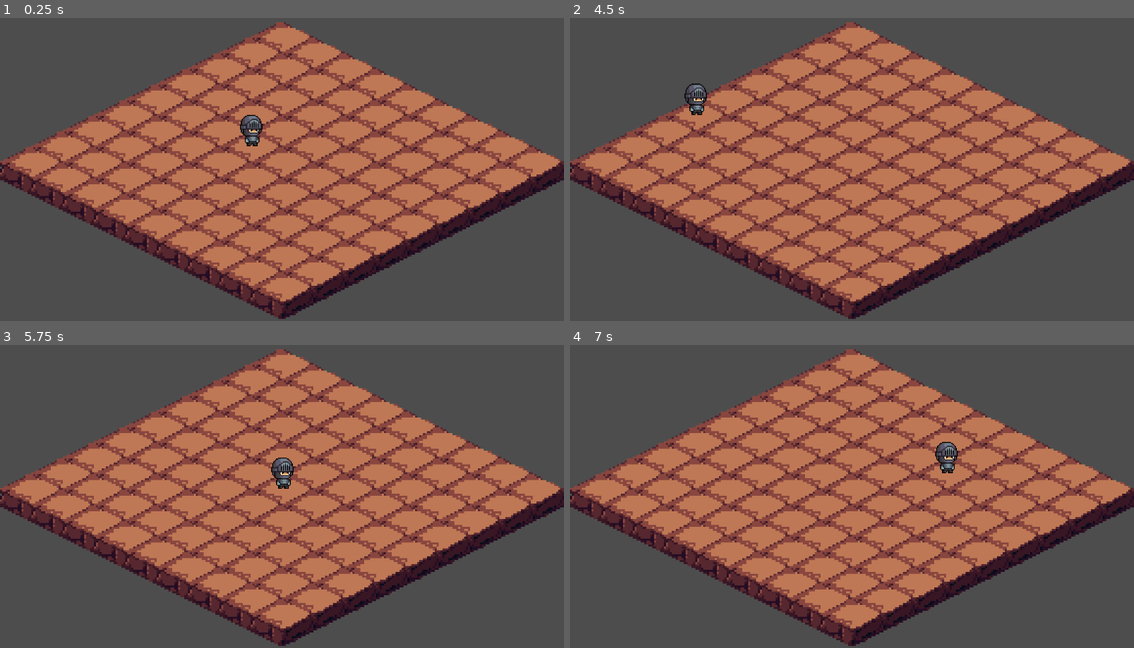
Above: before the commit, frames 1-4 (two rows, left to right).
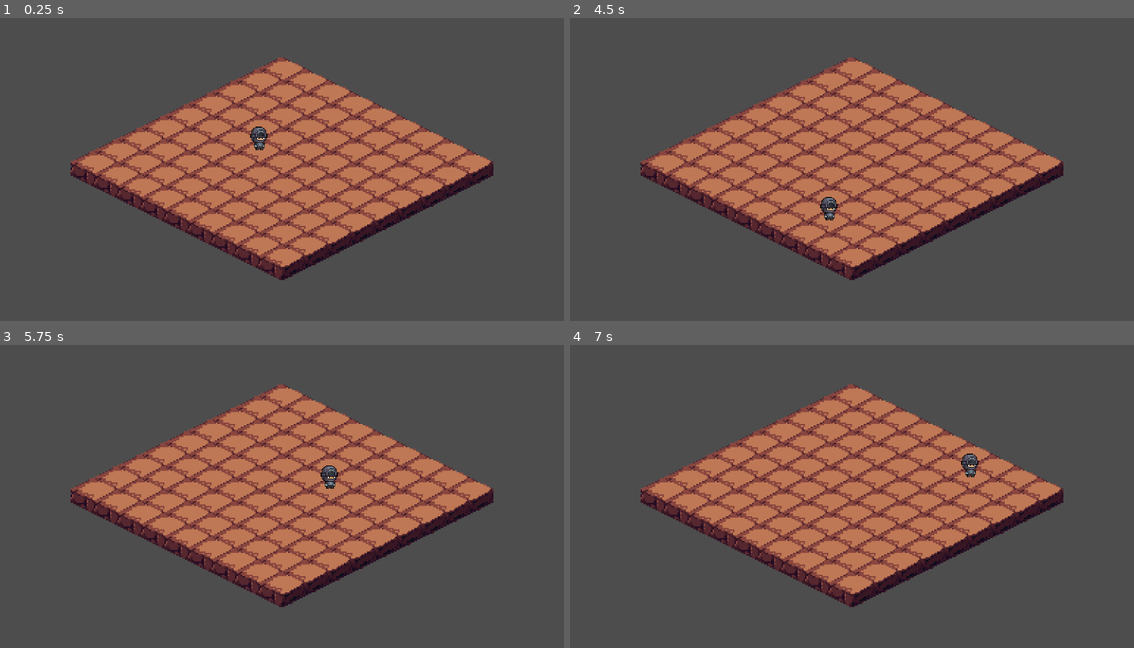
Above: after the commit, the same moments.

Repository: AmatoCaldas/as-bolhas-de-tete
Game: Godot game, scene res://aaa/main.tscn
Two runs of this game, one before a commit and one after it. Both use one fixed random seed, a clock stepped at 60 frames per second and the inputs below.
Inputs (mouse positions are in pixels of both pictures, inside the frame that each line leads up to):
- Up to frame 1 (0.25 s): no input
- Up to frame 2 (4.5 s): tap Enter (ui_accept) at 0.5, 0.6, 0.77, 1.07, 1.25, 1.35, 1.52, 1.82, 2, 2.1, 2.75, 2.85, 3.02, 3.32, 3.5, 3.6, 3.77, 4.07, 4.25, 4.35 s; move the mouse to (976, 148) at 0.52 s; hold Right (ui_right) 0.53-1.28 s; click (976, 148) at 0.67 s; move the mouse to (739, 178) at 1.27 s; hold Down (ui_down) 1.28-2.03 s; click (739, 178) at 1.42 s; move the mouse to (908, 93) at 2.02 s; hold Right (ui_right) 2.03-2.78 s; click (908, 93) at 2.17 s; move the mouse to (823, 227) at 2.77 s; hold Up (ui_up) 2.78-3.53 s; click (823, 227) at 2.92 s; move the mouse to (1021, 208) at 3.52 s; hold Left (ui_left) from 3.53 s (still down); click (1021, 208) at 3.67 s; tap Escape (ui_cancel) at 4.15 s; move the mouse to (682, 114) at 4.27 s; click (682, 114) at 4.42 s
- Up to frame 3 (5.75 s): tap Enter (ui_accept) at 4.52, 4.82, 5.1 s; move the mouse to (310, 490) at 5.02 s; release Left (ui_left) at 5.03 s; hold Down (ui_down) from 5.03 s (still down); click (310, 490) at 5.17 s
- Up to frame 4 (7 s): move the mouse to (767, 411) at 5.77 s; release Down (ui_down) at 5.78 s; hold Right (ui_right) 5.78-6.53 s; tap Enter (ui_accept) at 5.85, 6.02, 6.32, 6.6, 6.77 s; click (767, 411) at 5.92 s; move the mouse to (976, 475) at 6.52 s; hold Up (ui_up) from 6.53 s (still down); click (976, 475) at 6.67 s

The runs differ from the first frame. In frame 1, 39% of the frame differs, in the area x 0-100%, y 1-100%; in frame 2, 39%; in frame 3, 39%; in frame 4, 39%.

Commit message:
adiciona limite

Diff:
--- a/aaa/TileSet.tres
+++ b/aaa/TileSet.tres
@@ -1,7 +1,13 @@
-[gd_resource type="TileSet" load_steps=5 format=3 uid="uid://om15hn06qcsp"]
+[gd_resource type="TileSet" load_steps=7 format=3 uid="uid://om15hn06qcsp"]
 
+[ext_resource type="Texture2D" uid="uid://06fibuvrkasb" path="res://aaa/0x72_DungeonTilesetII_v1.7/0x72_DungeonTilesetII_v1.7/atlas_floor-16x16.png" id="1_54ig6"]
 [ext_resource type="Texture2D" uid="uid://pitmjolcp11p" path="res://aaa/isometric tileset/isometric tileset/spritesheet.png" id="1_fet05"]
 [ext_resource type="Texture2D" uid="uid://dppnxlegyi8n0" path="res://aaa/72 Character Free/72 Character Free/Char 14/Character 5.png" id="2_r0bar"]
+
+[sub_resource type="TileSetAtlasSource" id="TileSetAtlasSource_2f1jb"]
+texture = ExtResource("1_54ig6")
+texture_region_size = Vector2i(32, 32)
+0:0/0 = 0
 
 [sub_resource type="TileSetAtlasSource" id="TileSetAtlasSource_ki0d7"]
 texture = ExtResource("1_fet05")
@@ -139,3 +145,4 @@
 tile_size = Vector2i(64, 32)
 sources/1 = SubResource("TileSetAtlasSource_ki0d7")
 sources/2 = SubResource("TileSetAtlasSource_w1wit")
+sources/0 = SubResource("TileSetAtlasSource_2f1jb")
--- a/aaa/grid.gd
+++ b/aaa/grid.gd
@@ -3,6 +3,10 @@
 @export var tile_size: Vector2 = Vector2(64, 32)  # Tamanho do tile no seu TileSet (64x32)
 @onready var tilemap: TileMap = $TileMap  # Referência ao TileMap
 @onready var personagem: Node2D = $Tete  # Referência ao personagem
+
+# Limites do grid
+@export var straight_radius: int = 4  # Limite para direções retas (eixos X e Y)
+@export var diagonal_radius: int = 8  # Limite para direções diagonais
 
 # Função para calcular a posição do tile baseado na posição do mouse
 func mouse_to_tile(mouse_pos: Vector2) -> Vector2:
@@ -15,6 +19,12 @@
 
 	# Arredondar para obter a coordenada do tile mais próximo
 	var tile_pos = Vector2(round(iso_x), round(iso_y))
+
+	# Verificar se o tile está dentro dos limites do grid losangular
+	# Distância reta (eixo X ou Y) deve estar dentro de straight_radius
+	# Distância diagonal (soma de |x| + |y|) deve estar dentro de diagonal_radius
+	if abs(tile_pos.x) > straight_radius or abs(tile_pos.y) > straight_radius or abs(tile_pos.x) + abs(tile_pos.y) > diagonal_radius:
+		return Vector2(-1, -1)  # Retorna um valor inválido para indicar fora do grid
 
 	# Converter a coordenada de volta para a posição no mundo (centro do tile)
 	var world_pos = tilemap.map_to_world(tile_pos)
@@ -29,5 +39,7 @@
 		# Converte a posição do mouse para o centro do tile
 		var tile_center = mouse_to_tile(mouse_pos)
 
-		# Teleporta o personagem para o centro do tile
-		personagem.position = tile_center
+		# Teleporta o personagem para o centro do tile (somente se o tile for válido)
+		if (personagem.pode_andar):
+			if tile_center != Vector2(-1, -1):  # Verifica se o clique está dentro do grid
+				personagem.position = tile_center
--- a/aaa/main.tscn
+++ b/aaa/main.tscn
@@ -28,14 +28,14 @@
 tile_set = ExtResource("1_30onu")
 
 [node name="Camera2D" type="Camera2D" parent="Grid/TileMap/Layer1"]
-zoom = Vector2(2, 2)
+zoom = Vector2(1.5, 1.5)
 
 [node name="Layer2" type="TileMapLayer" parent="Grid/TileMap"]
 y_sort_enabled = true
 tile_set = ExtResource("1_30onu")
 
 [node name="Tete" type="Node2D" parent="Grid"]
-position = Vector2(0, 1)
+position = Vector2(1, 3)
 script = ExtResource("3_1pwcb")
 
 [node name="Sprite2D" type="Sprite2D" parent="Grid/Tete"]
--- a/aaa/tete.gd
+++ b/aaa/tete.gd
@@ -6,6 +6,7 @@
 # Called every frame. 'delta' is the elapsed time since the previous frame.
 
 var current_grid_position = Vector2(0, 0)
+var pode_andar = false;
 
 func grid_to_world(grid_position: Vector2) -> Vector2:
 	var cell_size = Vector2(64, 32)  # Ajuste com base no tamanho do tile
@@ -24,13 +25,10 @@
 func _ready():
 	position = grid_to_world(current_grid_position)
 
-#func _process(delta):
-	#if Input.is_action_just_pressed("ui_up"):
-		#current_grid_position.y -= 1
-	#elif Input.is_action_just_pressed("ui_down"):
-		#current_grid_position.y += 1
-	#elif Input.is_action_just_pressed("ui_left"):
-		#current_grid_position.x -= 1
-	#elif Input.is_action_just_pressed("ui_right"):
-		#current_grid_position.x += 1
-	#position = grid_to_world(current_grid_position)
+func _process(delta):
+	if Input.is_action_just_pressed("ui_accept"):
+		pode_andar = true;
+		print("Anda")
+	elif Input.is_action_just_pressed("ui_cancel"):
+		pode_andar = false;
+		print("Anda não")
